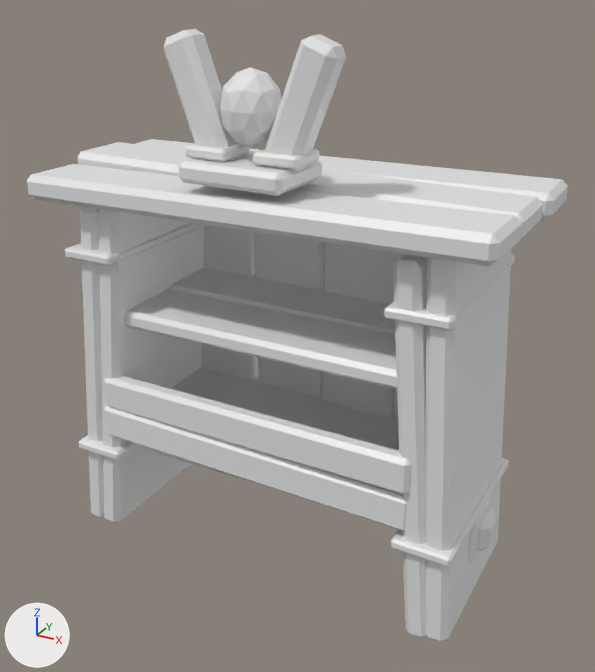
A saved change to the OBJ model assets/variants/stow_post_remodel2_a.obj.
The view is the same before and after, from a camera (50 mm lens) standing at (1.24, -2.2, 1.78) and looking at (0.06, -0.03, 0.69). Arrows for +X, +Y and +Z are at lower left; the lights stay in place. The picture after the commit comes second. Where no turn or scale is listed for an object, it has been applied to the vertices.

In view in the first picture: 'stow_post_remodel2_a'.
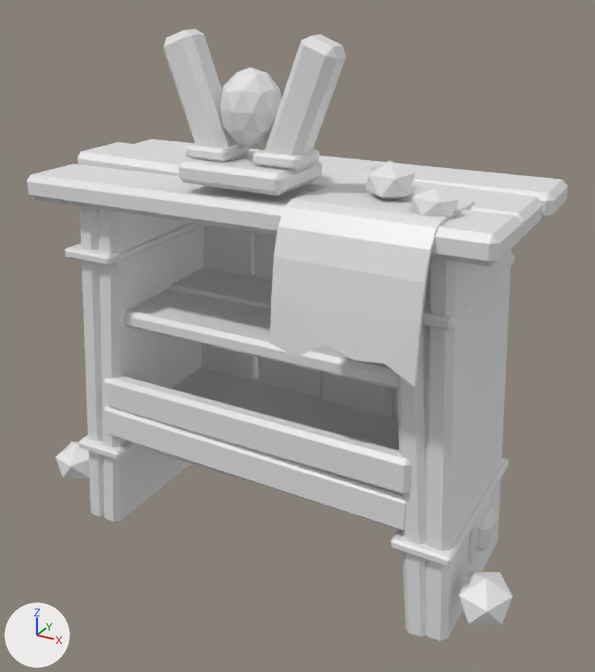
The change, as a diff of the scene's bpy script:
```diff
--- a/assets/variants/stow_post_remodel2_a.obj.py
+++ b/assets/variants/stow_post_remodel2_a.obj.py
@@ mat_stone @@
+mat_stone = principled_material('stone')
+mat_stone.base_color = (0.8, 0.8, 0.8)  # white #e7e7e7
+mat_stone.roughness = 0.4
@@ mat_hide @@
+mat_hide = principled_material('hide')
+mat_hide.base_color = (0.8, 0.8, 0.8)  # white #e7e7e7
+mat_hide.roughness = 0.4
@@ me_stow_post_remodel2_a @@
 # used by ob_stow_post_remodel2_a; location = (0.0, 0.0, 0.0)
-me_stow_post_remodel2_a.from_pydata(...)  # 738 vertices, 1356 faces; spans x -0.79..0.78, y -0.36..0.36, z -0.13..1.63
+me_stow_post_remodel2_a.from_pydata(...)  # 882 vertices, 1624 faces; spans x -0.89..0.88, y -0.43..0.36, z -0.13..1.63
+# me_stow_post_remodel2_a part 1: a new loose piece of 96 vertices spanning x 0.19..0.61, y -0.43..-0.05, z 0.82..1.23, in mat_hide (white #e7e7e7)
+# me_stow_post_remodel2_a part 2
+# 24 vertices are added at x -0.89..0.88, y -0.31..-0.13, z -0.01..0.15
+# 40 new faces join them, mat_stone (white #e7e7e7)
+# me_stow_post_remodel2_a part 3
+# 24 vertices are added at x 0.33..0.62, y -0.3..-0.07, z 1.2..1.32
+# 40 new faces join them, mat_stone (white #e7e7e7)
 me_stow_post_remodel2_a.materials.append(mat_wood)
@@ me_stow_post_remodel2_a @@
 me_stow_post_remodel2_a.materials.append(mat_core)
+me_stow_post_remodel2_a.materials.append(mat_hide)  # white #e7e7e7
+me_stow_post_remodel2_a.materials.append(mat_stone)  # white #e7e7e7
```

Changed parts and their boxes [x1, y1, x2, y2] in the pictures (595 x 672 px):
part 1 of me_stow_post_remodel2_a, added: after [270, 183, 475, 387]
part 2 of me_stow_post_remodel2_a, added: after [55, 442, 513, 625]
part 3 of me_stow_post_remodel2_a, added: after [366, 161, 459, 217]
